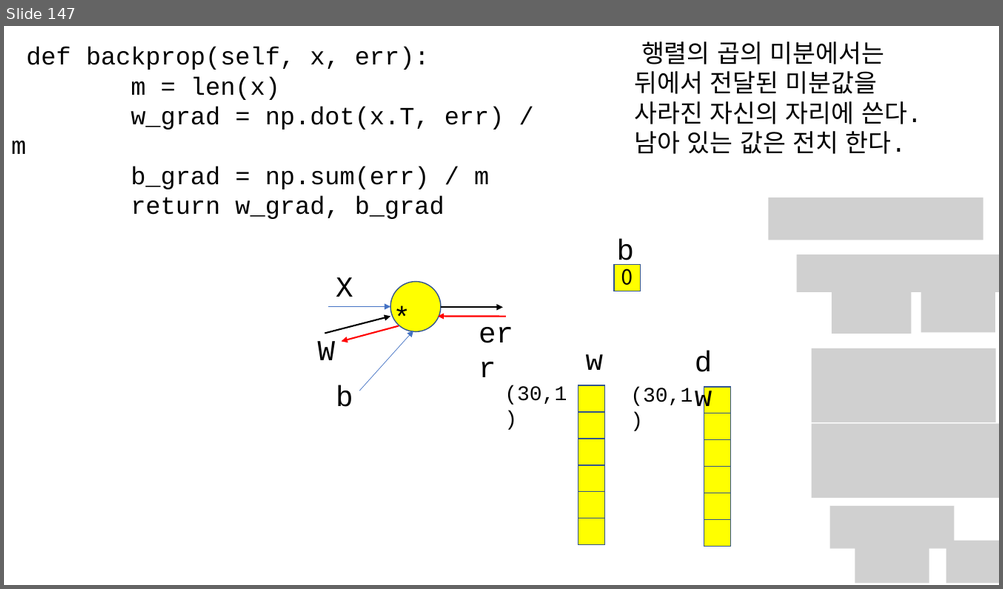
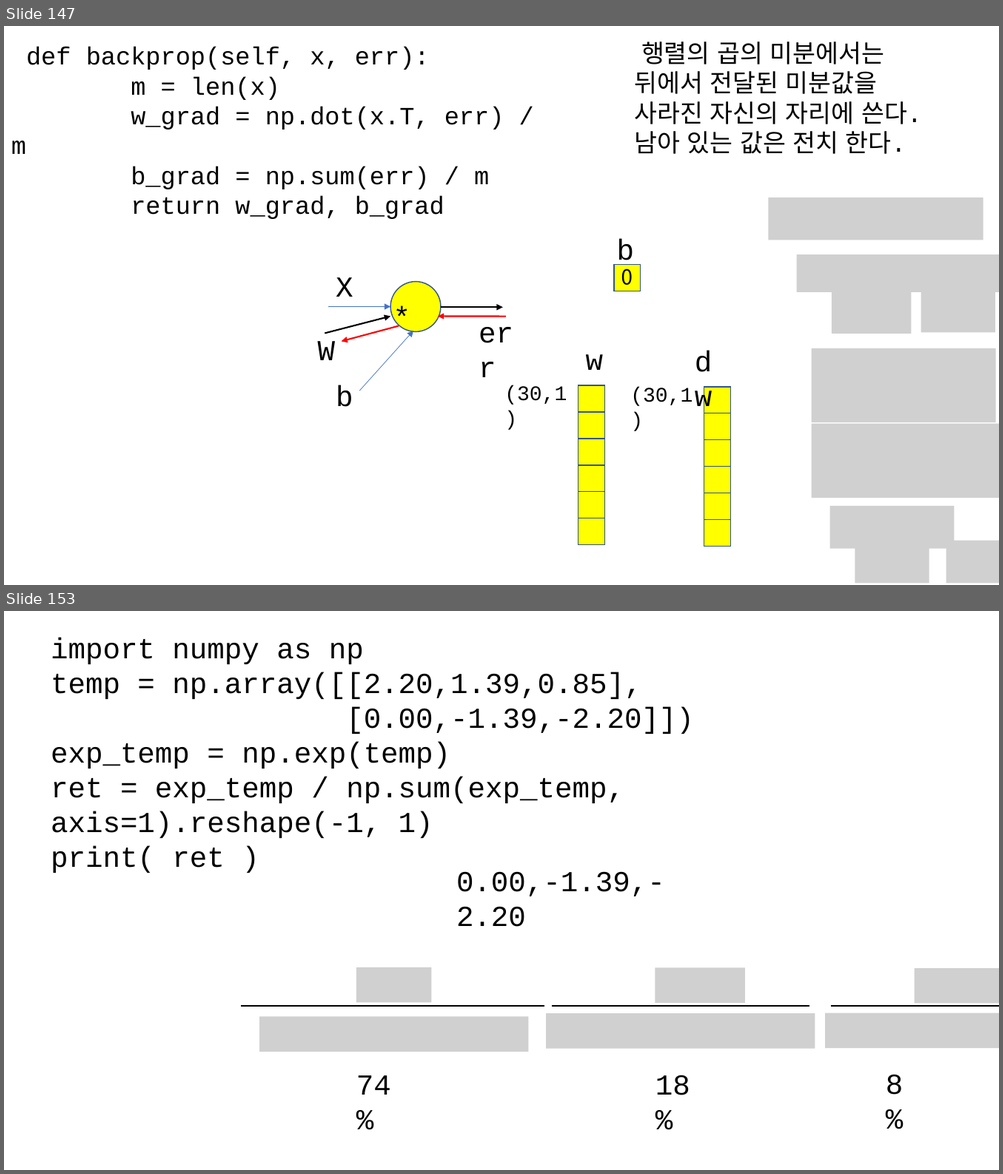
Before and after one commit to kjungmo/SBA2020_dataScience, a slide deck: 데이터분석.pptx. Shown one above the other, each under a label of ours: slide 147 before the commit, slides 147 and 153 after it; the slides between them are not shown. The pictures are 1003x589 and 1003x1174 pixels, drawn with LibreOffice and Linux fonts; fonts in the diff are those of the drawing; grey boxes stand for pictures; background and template pictures are left out. Boxes give left, top, right and bottom in pixels: in the first picture for what was removed or moved away, otherwise in the second. Text is boxed around its words. In the diff, an @@ line names an element or a change of style, - is before the commit and + after.

```diff
--- a/데이터분석.pptx
+++ b/데이터분석.pptx
@@ slide 153 added at (4,611,999,1170), background #FFFFFF @@
@@ text added at (51,637,694,838), 28 pt, text #000000 @@
+import numpy as np
+temp = np.array([[2.20,1.39,0.85],
+[0.00,-1.39,-2.20]])
+exp_temp = np.exp(temp)
+ret = exp_temp / np.sum(exp_temp, axis=1).reshape(-1, 1)
+print( ret )
@@ text added at (456,871,665,927), 28 pt, text #000000 @@
+0.00,-1.39,-2.20
@@ picture added at (356,968,432,1002) @@
@@ picture added at (654,968,745,1003) @@
@@ picture added at (914,968,999,1003) @@
@@ line added from (242, 1006) to (544, 1006), #000000 1.5 pt @@
@@ line added from (552, 1006) to (809, 1006), #000000 1.5 pt @@
@@ line added from (831, 1006) to (999, 1006), #000000 1.5 pt @@
@@ picture added at (259,1017,528,1052) @@
@@ picture added at (546,1014,814,1049) @@
@@ picture added at (825,1013,999,1048) @@
@@ text added at (356,1076,391,1095), 28 pt, text #000000 @@
+74%
@@ text added at (655,1075,690,1096), 28 pt, text #000000 @@
+18%
@@ text added at (885,1074,903,1095), 28 pt, text #000000 @@
+8%
```
Also in this commit, not shown: 2 slides changed, 13 other slides added, 3 other files.
